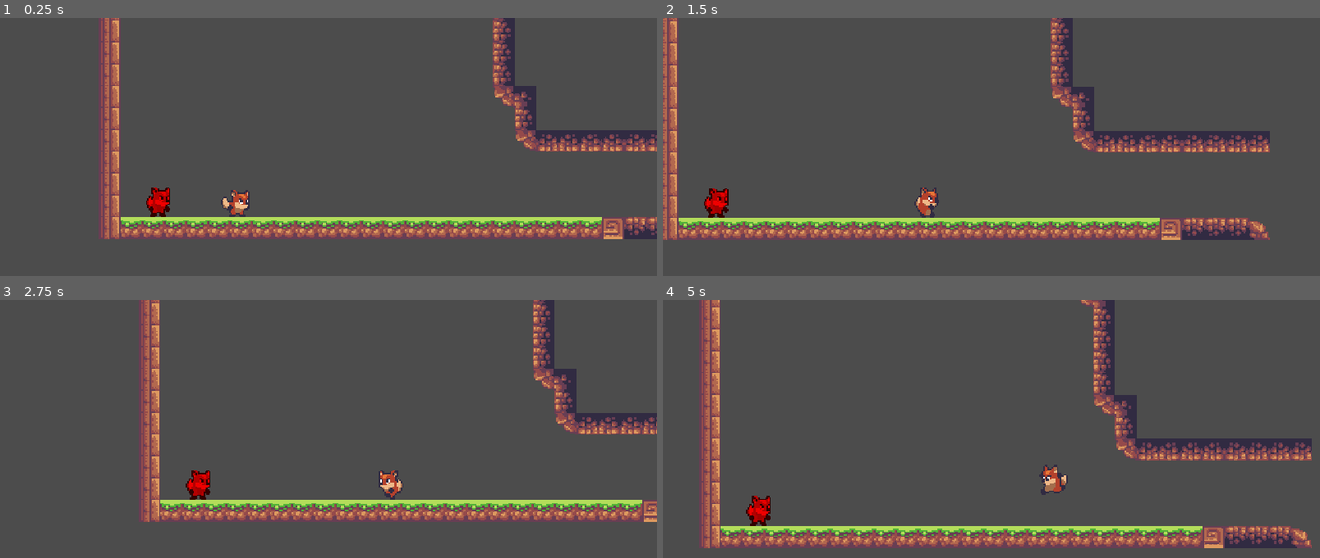
Above: before the commit, frames 1-4 (two rows, left to right).
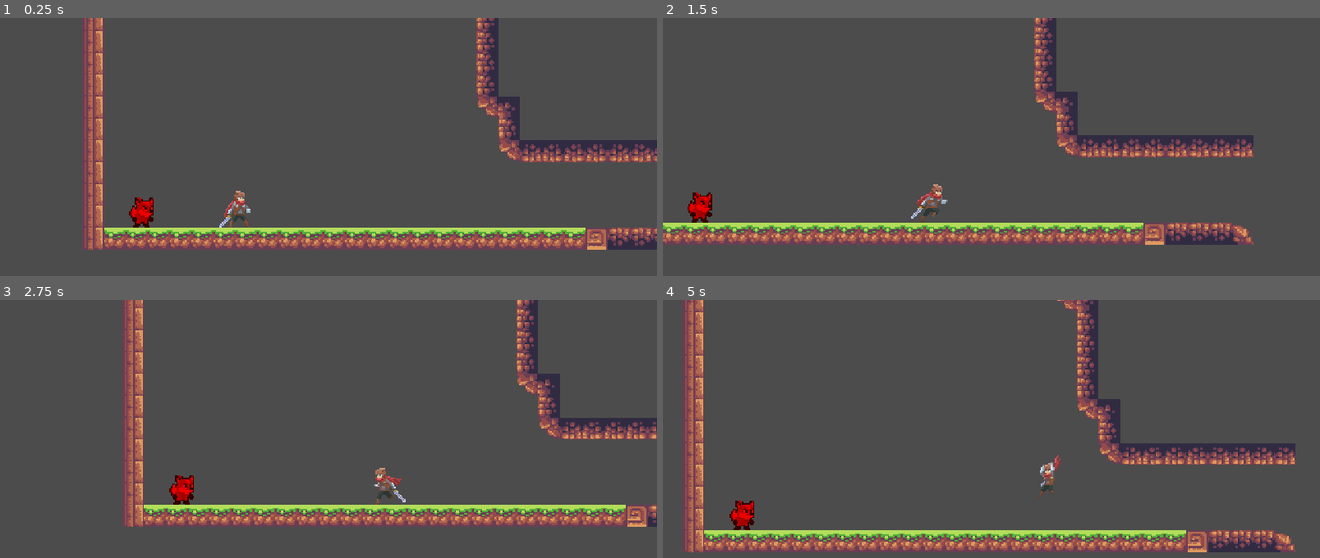
Above: after the commit, the same moments.

Repository: ihorck/godot-player-states
Game: Godot game, scene res://level/Level_teste.tscn
Same seed, same stepped clock (60 frames per second), same inputs: the game is played once before the commit and once after it.
Inputs (mouse positions are in pixels of both pictures, inside the frame that each line leads up to):
- Up to frame 1 (0.25 s): no input
- Up to frame 2 (1.5 s): tap Enter (ui_accept) at 0.5, 0.77 s; move the mouse to (1136, 183) at 0.52 s; hold Right (ui_right) from 0.53 s (still down); move the mouse to (860, 221) at 1.27 s
- Up to frame 3 (2.75 s): tap Enter (ui_accept) at 1.52 s; move the mouse to (394, 403) at 2.02 s; release Right (ui_right) at 2.03 s; hold Left (ui_left) from 2.03 s (still down)
- Up to frame 4 (5 s): move the mouse to (958, 557) at 2.77 s; release Left (ui_left) at 2.78 s; hold Right (ui_right) 2.78-4.28 s; tap Enter (ui_accept) at 3.02, 3.77, 4.52 s; move the mouse to (1188, 539) at 3.52 s; move the mouse to (794, 429) at 4.27 s; hold Left (ui_left) from 4.28 s (still down)

The runs differ from the first frame. In frame 1, 21% of the frame differs, in the area x 12-100%, y 0-90%; in frame 2, 17%; in frame 3, 17%; in frame 4, 20%.

Commit message:
Added new character

Diff:
--- a/level/Level_teste.tscn
+++ b/level/Level_teste.tscn
@@ -1,20 +1,20 @@
 [gd_scene load_steps=4 format=2]
 
-[ext_resource path="res://scenes/player/Player.tscn" type="PackedScene" id=1]
-[ext_resource path="res://tilemap/tilemap.tres" type="TileSet" id=2]
-[ext_resource path="res://scenes/enemy/Enemy.tscn" type="PackedScene" id=3]
+[ext_resource path="res://tilemap/tilemap.tres" type="TileSet" id=1]
+[ext_resource path="res://scenes/enemy/Enemy.tscn" type="PackedScene" id=2]
+[ext_resource path="res://scenes/adventurerPlayer/AdventurePlayer.tscn" type="PackedScene" id=3]
 
 [node name="Node2D" type="Node2D"]
 
-[node name="KinematicBody2D" parent="." instance=ExtResource( 1 )]
-position = Vector2( 7, 0 )
-
 [node name="TileMap" type="TileMap" parent="."]
 z_index = -50
-tile_set = ExtResource( 2 )
+tile_set = ExtResource( 1 )
 cell_size = Vector2( 16, 16 )
 format = 1
 tile_data = PoolIntArray( -1310731, 25, 0, -1245195, 25, 0, -1179659, 25, 0, -1114123, 25, 0, -1048587, 25, 0, -983051, …(1116 unchanged characters)…
 
-[node name="Enemy" parent="." instance=ExtResource( 3 )]
+[node name="Enemy" parent="." instance=ExtResource( 2 )]
 position = Vector2( -51, 0 )
+
+[node name="AdventurePlayer" parent="." instance=ExtResource( 3 )]
+position = Vector2( 19, -11 )
--- a/project.godot
+++ b/project.godot
@@ -29,6 +29,29 @@
 window/stretch/mode="2d"
 window/stretch/aspect="keep"
 
+[importer_defaults]
+
+texture={
+"compress/bptc_ldr": 0,
+"compress/hdr_mode": 0,
+"compress/lossy_quality": 0.7,
+"compress/mode": 0,
+"compress/normal_map": 0,
+"detect_3d": false,
+"flags/anisotropic": false,
+"flags/filter": false,
+"flags/mipmaps": false,
+"flags/repeat": 0,
+"flags/srgb": 2,
+"process/HDR_as_SRGB": false,
+"process/fix_alpha_border": true,
+"process/invert_color": false,
+"process/premult_alpha": false,
+"size_limit": 0,
+"stream": false,
+"svg/scale": 1.0
+}
+
 [input]
 
 ui_accept={
--- /dev/null
+++ b/scenes/adventurerPlayer/AdventurePlayer.gd
@@ -0,0 +1,166 @@
+extends KinematicBody2D
+
+#Variables
+var state = STATE.DEFAULT
+var motion := Vector2()
+var direction := 1
+var jumpHeld := 0
+var extraJumps := 0
+var maxExtraJumps := 2
+var colddownTimer := 0
+var knockbackTimer := 0
+var damageNumberPopup = preload("res://scenes/player/DamageNumber.tscn")
+
+#bools
+var jumping := false
+var isJumpPrepareEnded := false
+
+#constants
+const TYPE = "Player"
+const MOVE_SPEED = 100
+const JUMP_SPEED = 100
+const GRAVITY = 400
+const MAX_JUMP_HELD = 10
+
+#state machine options
+enum STATE {DEFAULT, JUMPING, KNOCKBACK}
+
+#onready var
+onready var inputHelper = $inputHelper
+onready var anim = $AnimationPlayer
+
+func _physics_process(delta):
+	StateMachine(delta)
+	reduceTimers()
+	motion = move_and_slide(motion, Vector2(0,-1))
+
+
+func StateMachine(delta):
+	if (state == STATE.DEFAULT):
+		handleDefaultAnim()
+		handleInput(delta)
+		handleGravity(delta)
+	if (state == STATE.KNOCKBACK):
+		doKnockBack()
+
+
+func handleDefaultAnim():
+	if motion.y == 0:
+		if motion.x == 0:
+			anim.play("IdleSword")
+		else:
+			anim.play("Run")
+	elif motion.y < 0:
+		anim.play("JumpUp")
+	elif motion.y > 0:
+		anim.play("JumpDown")
+
+func handleInput(delta):
+	handleCrouchInput(delta)
+	handleRunInput(delta)
+	handleJumpInput(delta)
+
+func handleRunInput(delta):
+	if (inputHelper.isMoveRightPressed()):
+		motion.x = MOVE_SPEED
+		setDirection(1)
+
+	elif (inputHelper.isMoveLeftPressed()):
+		motion.x = -MOVE_SPEED
+		setDirection(-1)
+
+	else:
+		motion.x = 0
+
+func handleJumpInput(delta):
+	if is_on_floor():
+		if inputHelper.isJumpPressed() && !jumping:
+			initialJump()
+
+	elif jumping && !is_on_floor():
+		heldJump(delta)
+
+	if inputHelper.isJumpRelease():
+		jumpHeld = MAX_JUMP_HELD
+		jumping = false
+
+
+func initialJump(extraJumpPower : int = 1):
+	jumping = true
+	motion.y = -JUMP_SPEED * extraJumpPower
+
+func heldJump(delta):
+	if 0 < jumpHeld:
+		jumpHeld -= 1
+		motion.y -= JUMP_SPEED / 10
+
+func handleCrouchInput(delta):
+	if colddownTimer > 0: return
+
+	if inputHelper.isMoveDownPressed():
+		state = STATE.CROUCH
+
+	if inputHelper.isMoveDownRelease():
+		state = STATE.DEFAULT
+
+	if inputHelper.isMoveDownPressed() && inputHelper.isJumpPressed() && is_on_floor():
+		colddownTimer = 30
+		initialJump(2)
+		state = STATE.DEFAULT
+
+func handleCrouch(delta):
+	if is_on_floor():
+		anim.play("Crouch")
+
+	motion.x = 0
+	if !is_on_floor() && motion.y < 0:
+		motion.y = 0
+		anim.play("JumpDown")
+
+func doDamagePlayer(attackDamage : int = 1, attackForce : int = 10):
+	showDamageNumber(attackDamage)
+	knockbackTimer = attackForce
+	state = STATE.KNOCKBACK
+
+func doKnockBack():
+	if knockbackTimer > 0:
+		anim.play("Damage")
+		knockbackTimer -= 1
+		motion.y = - 20 * knockbackTimer
+		motion.x = (30) * (direction * -1) * knockbackTimer
+	else:
+		knockbackTimer = 0
+		state = STATE.DEFAULT
+
+func showDamageNumber(dmgNumber : int):
+	var dmgPopUp = damageNumberPopup.instance()
+	dmgPopUp.setNumber(dmgNumber)
+	dmgPopUp.set_position(get_node("CenterPos").get_global_position())
+	get_parent().add_child(dmgPopUp)
+
+func handleGravity(delta):
+	if is_on_floor():
+		resetJump()
+		return
+
+	if motion.y < 0:
+		motion.y += GRAVITY * delta
+	else:
+		motion.y += (GRAVITY * delta ) * 2
+
+func resetJump():
+	extraJumps = maxExtraJumps
+
+func reduceTimers():
+	if 0 < colddownTimer:
+		colddownTimer -= 1
+
+func setDirection(newDirection : int):
+	if (direction != newDirection):
+		direction = newDirection
+		var scale = Vector2(-1,1)
+		apply_scale(scale)
+
+		"""
+		set_global_transform(Transform2D(Vector2(direction,0),Vector2(0,1),Vector2(position.x,position.y)))
+		"""
--- /dev/null
+++ b/scenes/adventurerPlayer/AdventurePlayer.tscn
@@ -0,0 +1,229 @@
+[gd_scene load_steps=57 format=2]
+
+[ext_resource path="res://scenes/adventurerPlayer/AdventurePlayer.gd" type="Script" id=1]
+[ext_resource path="res://scenes/adventurerPlayer/Camera2D.tscn" type="PackedScene" id=2]
+[ext_resource path="res://sprites/adventurePlayer/jump/adventurer-jump-01-1.3.png" type="Texture" id=3]
+[ext_resource path="res://sprites/adventurePlayer/hurt_knockdown/adventurer-knock-dwn-00.png" type="Texture" id=4]
+[ext_resource path="res://sprites/adventurePlayer/hurt_knockdown/adventurer-knock-dwn-01.png" type="Texture" id=5]
+[ext_resource path="res://sprites/adventurePlayer/hurt_knockdown/adventurer-knock-dwn-02.png" type="Texture" id=6]
+[ext_resource path="res://sprites/adventurePlayer/hurt_knockdown/adventurer-knock-dwn-03.png" type="Texture" id=7]
+[ext_resource path="res://sprites/adventurePlayer/hurt_knockdown/adventurer-knock-dwn-04.png" type="Texture" id=8]
+[ext_resource path="res://sprites/adventurePlayer/hurt_knockdown/adventurer-knock-dwn-05.png" type="Texture" id=9]
+[ext_resource path="res://sprites/adventurePlayer/hurt_knockdown/adventurer-knock-dwn-06.png" type="Texture" id=10]
+[ext_resource path="res://sprites/adventurePlayer/hurt/adventurer-hurt-00-1.3.png" type="Texture" id=11]
+[ext_resource path="res://sprites/adventurePlayer/hurt/adventurer-hurt-01-1.3.png" type="Texture" id=12]
+[ext_resource path="res://sprites/adventurePlayer/hurt/adventurer-hurt-02-1.3.png" type="Texture" id=13]
+[ext_resource path="res://sprites/adventurePlayer/idle/idle_02/adventurer-idle-2-00-1.3.png" type="Texture" id=14]
+[ext_resource path="res://sprites/adventurePlayer/idle/idle_02/adventurer-idle-2-01-1.3.png" type="Texture" id=15]
+[ext_resource path="res://sprites/adventurePlayer/idle/idle_02/adventurer-idle-2-02-1.3.png" type="Texture" id=16]
+[ext_resource path="res://sprites/adventurePlayer/idle/idle_02/adventurer-idle-2-03-1.3.png" type="Texture" id=17]
+[ext_resource path="res://sprites/adventurePlayer/falling/adventurer-fall-00-1.3.png" type="Texture" id=18]
+[ext_resource path="res://sprites/adventurePlayer/falling/adventurer-fall-01-1.3.png" type="Texture" id=19]
+[ext_resource path="res://sprites/adventurePlayer/jump/adventurer-jump-00-1.3.png" type="Texture" id=20]
+[ext_resource path="res://sprites/adventurePlayer/jump/adventurer-jump-02-1.3.png" type="Texture" id=21]
+[ext_resource path="res://sprites/adventurePlayer/jump/adventurer-jump-03-1.3.png" type="Texture" id=22]
+[ext_resource path="res://sprites/adventurePlayer/run/run_03/adventurer-run3-00.png" type="Texture" id=23]
+[ext_resource path="res://sprites/adventurePlayer/run/run_03/adventurer-run3-01.png" type="Texture" id=24]
+[ext_resource path="res://sprites/adventurePlayer/run/run_03/adventurer-run3-02.png" type="Texture" id=25]
+[ext_resource path="res://sprites/adventurePlayer/run/run_03/adventurer-run3-03.png" type="Texture" id=26]
+[ext_resource path="res://sprites/adventurePlayer/run/run_03/adventurer-run3-04.png" type="Texture" id=27]
+[ext_resource path="res://sprites/adventurePlayer/run/run_03/adventurer-run3-05.png" type="Texture" id=28]
+[ext_resource path="res://sprites/adventurePlayer/SwordAttack/adventurer-attack1-00-1.3.png" type="Texture" id=29]
+[ext_resource path="res://sprites/adventurePlayer/SwordAttack/adventurer-attack1-01-1.3.png" type="Texture" id=30]
+[ext_resource path="res://sprites/adventurePlayer/SwordAttack/adventurer-attack1-02-1.3.png" type="Texture" id=31]
+[ext_resource path="res://sprites/adventurePlayer/SwordAttack/adventurer-attack1-03-1.3.png" type="Texture" id=32]
+[ext_resource path="res://sprites/adventurePlayer/SwordAttack/adventurer-attack1-04-1.3.png" type="Texture" id=33]
+[ext_resource path="res://sprites/adventurePlayer/SwordAttack/adventurer-attack2-00-1.3.png" type="Texture" id=34]
+[ext_resource path="res://sprites/adventurePlayer/SwordAttack/adventurer-attack2-01-1.3.png" type="Texture" id=35]
+[ext_resource path="res://sprites/adventurePlayer/SwordAttack/adventurer-attack2-02-1.3.png" type="Texture" id=36]
+[ext_resource path="res://sprites/adventurePlayer/SwordAttack/adventurer-attack2-03-1.3.png" type="Texture" id=37]
+[ext_resource path="res://sprites/adventurePlayer/SwordAttack/adventurer-attack2-04-1.3.png" type="Texture" id=38]
+[ext_resource path="res://sprites/adventurePlayer/SwordAttack/adventurer-attack2-05-1.3.png" type="Texture" id=39]
+[ext_resource path="res://sprites/adventurePlayer/SwordAttack/adventurer-attack3-00-1.3.png" type="Texture" id=40]
+[ext_resource path="res://sprites/adventurePlayer/SwordAttack/adventurer-attack3-01-1.3.png" type="Texture" id=41]
+[ext_resource path="res://sprites/adventurePlayer/SwordAttack/adventurer-attack3-02-1.3.png" type="Texture" id=42]
+[ext_resource path="res://sprites/adventurePlayer/SwordAttack/adventurer-attack3-03-1.3.png" type="Texture" id=43]
+[ext_resource path="res://sprites/adventurePlayer/SwordAttack/adventurer-attack3-04-1.3.png" type="Texture" id=44]
+[ext_resource path="res://sprites/adventurePlayer/SwordAttack/adventurer-attack3-05-1.3.png" type="Texture" id=45]
+[ext_resource path="res://scenes/player/inputHelper.gd" type="Script" id=46]
+
+[sub_resource type="Animation" id=1]
+resource_name = "Die"
+length = 0.7
+tracks/0/type = "value"
+tracks/0/path = NodePath("Sprite:texture")
+tracks/0/interp = 1
+tracks/0/loop_wrap = true
+tracks/0/imported = false
+tracks/0/enabled = true
+tracks/0/keys = {
+"times": PoolRealArray( 0, 0.1, 0.2, 0.3, 0.4, 0.5, 0.6 ),
+"transitions": PoolRealArray( 1, 1, 1, 1, 1, 1, 1 ),
+"update": 1,
+"values": [ ExtResource( 4 ), ExtResource( 5 ), ExtResource( 6 ), ExtResource( 7 ), ExtResource( 8 ), ExtResource( 9 ), ExtResource( 10 ) ]
+}
+
+[sub_resource type="Animation" id=2]
+resource_name = "Hurt"
+length = 0.3
+tracks/0/type = "value"
+tracks/0/path = NodePath("Sprite:texture")
+tracks/0/interp = 1
+tracks/0/loop_wrap = true
+tracks/0/imported = false
+tracks/0/enabled = true
+tracks/0/keys = {
+"times": PoolRealArray( 0, 0.1, 0.2 ),
+"transitions": PoolRealArray( 1, 1, 1 ),
+"update": 1,
+"values": [ ExtResource( 11 ), ExtResource( 12 ), ExtResource( 13 ) ]
+}
+
+[sub_resource type="Animation" id=3]
+length = 0.6
+loop = true
+step = 0.15
+tracks/0/type = "value"
+tracks/0/path = NodePath("Sprite:texture")
+tracks/0/interp = 1
+tracks/0/loop_wrap = true
+tracks/0/imported = false
+tracks/0/enabled = true
+tracks/0/keys = {
+"times": PoolRealArray( 0, 0.15, 0.3, 0.45 ),
+"transitions": PoolRealArray( 1, 1, 1, 1 ),
+"update": 1,
+"values": [ ExtResource( 14 ), ExtResource( 15 ), ExtResource( 16 ), ExtResource( 17 ) ]
+}
+
+[sub_resource type="Animation" id=4]
+length = 0.3
+loop = true
+step = 0.15
+tracks/0/type = "value"
+tracks/0/path = NodePath("Sprite:texture")
+tracks/0/interp = 1
+tracks/0/loop_wrap = true
+tracks/0/imported = false
+tracks/0/enabled = true
+tracks/0/keys = {
+"times": PoolRealArray( 0, 0.15 ),
+"transitions": PoolRealArray( 1, 1 ),
+"update": 1,
+"values": [ ExtResource( 18 ), ExtResource( 19 ) ]
+}
+
+[sub_resource type="Animation" id=5]
+resource_name = "JumpUp"
+length = 0.6
+step = 0.15
+tracks/0/type = "value"
+tracks/0/path = NodePath("Sprite:texture")
+tracks/0/interp = 1
+tracks/0/loop_wrap = true
+tracks/0/imported = false
+tracks/0/enabled = true
+tracks/0/keys = {
+"times": PoolRealArray( 0, 0.15, 0.3, 0.45 ),
+"transitions": PoolRealArray( 1, 1, 1, 1 ),
+"update": 1,
+"values": [ ExtResource( 20 ), ExtResource( 3 ), ExtResource( 21 ), ExtResource( 22 ) ]
+}
+
+[sub_resource type="Animation" id=7]
+length = 0.9
+loop = true
+step = 0.15
+tracks/0/type = "value"
+tracks/0/path = NodePath("Sprite:texture")
+tracks/0/interp = 1
+tracks/0/loop_wrap = true
+tracks/0/imported = false
+tracks/0/enabled = true
+tracks/0/keys = {
+"times": PoolRealArray( 0, 0.15, 0.3, 0.45, 0.6, 0.75 ),
+"transitions": PoolRealArray( 1, 1, 1, 1, 1, 1 ),
+"update": 1,
+"values": [ ExtResource( 23 ), ExtResource( 24 ), ExtResource( 25 ), ExtResource( 26 ), ExtResource( 27 ), ExtResource( 28 ) ]
+}
+
+[sub_resource type="Animation" id=8]
+length = 0.5
+loop = true
+tracks/0/type = "value"
+tracks/0/path = NodePath("Sprite:texture")
+tracks/0/interp = 1
+tracks/0/loop_wrap = true
+tracks/0/imported = false
+tracks/0/enabled = true
+tracks/0/keys = {
+"times": PoolRealArray( 0, 0.1, 0.2, 0.3, 0.4 ),
+"transitions": PoolRealArray( 1, 1, 1, 1, 1 ),
+"update": 1,
+"values": [ ExtResource( 29 ), ExtResource( 30 ), ExtResource( 31 ), ExtResource( 32 ), ExtResource( 33 ) ]
+}
+
+[sub_resource type="Animation" id=9]
+length = 0.6
+loop = true
+tracks/0/type = "value"
+tracks/0/path = NodePath("Sprite:texture")
+tracks/0/interp = 1
+tracks/0/loop_wrap = true
+tracks/0/imported = false
+tracks/0/enabled = true
+tracks/0/keys = {
+"times": PoolRealArray( 0, 0.1, 0.2, 0.3, 0.4, 0.5 ),
+"transitions": PoolRealArray( 1, 1, 1, 1, 1, 1 ),
+"update": 1,
+"values": [ ExtResource( 34 ), ExtResource( 35 ), ExtResource( 36 ), ExtResource( 37 ), ExtResource( 38 ), ExtResource( 39 ) ]
+}
+
+[sub_resource type="Animation" id=10]
+length = 0.6
+loop = true
+tracks/0/type = "value"
+tracks/0/path = NodePath("Sprite:texture")
+tracks/0/interp = 1
+tracks/0/loop_wrap = true
+tracks/0/imported = false
+tracks/0/enabled = true
+tracks/0/keys = {
+"times": PoolRealArray( 0, 0.1, 0.2, 0.3, 0.4, 0.5 ),
+"transitions": PoolRealArray( 1, 1, 1, 1, 1, 1 ),
+"update": 1,
+"values": [ ExtResource( 40 ), ExtResource( 41 ), ExtResource( 42 ), ExtResource( 43 ), ExtResource( 44 ), ExtResource( 45 ) ]
+}
+
+[sub_resource type="RectangleShape2D" id=11]
+extents = Vector2( 9, 13.5 )
+
+[node name="AdventurePlayer" type="KinematicBody2D"]
+script = ExtResource( 1 )
+
+[node name="CenterPos" type="Position2D" parent="."]
+editor/display_folded = true
+position = Vector2( 0, 3 )
+
+[node name="CameraPos" parent="CenterPos" instance=ExtResource( 2 )]
+
+[node name="Sprite" type="Sprite" parent="."]
+texture = ExtResource( 3 )
+
+[node name="AnimationPlayer" type="AnimationPlayer" parent="."]
+anims/Die = SubResource( 1 )
+anims/Hurt = SubResource( 2 )
+anims/IdleSword = SubResource( 3 )
+anims/JumpDown = SubResource( 4 )
+anims/JumpUp = SubResource( 5 )
+anims/Run = SubResource( 7 )
+anims/SwordAttack_1 = SubResource( 8 )
+anims/SwordAttack_2 = SubResource( 9 )
+anims/SwordAttack_3 = SubResource( 10 )
+
+[node name="CollisionShape2D" type="CollisionShape2D" parent="."]
+position = Vector2( -1, 4 )
+shape = SubResource( 11 )
+
+[node name="inputHelper" type="Node" parent="."]
+script = ExtResource( 46 )
--- /dev/null
+++ b/scenes/adventurerPlayer/Camera2D.tscn
@@ -0,0 +1,14 @@
+[gd_scene format=2]
+
+[node name="CameraPos" type="Position2D"]
+position = Vector2( 65, 0 )
+
+[node name="Camera2D" type="Camera2D" parent="."]
+current = true
+smoothing_enabled = true
+drag_margin_left = 0.15
+drag_margin_top = 0.1
+drag_margin_right = 0.15
+drag_margin_bottom = 0.1
+editor_draw_limits = true
+editor_draw_drag_margin = true
Binary file added: sprites/adventurePlayer/SwordAttack/adventurer-attack1-00-1.3.png
Not shown, added: sprites/adventurePlayer/SwordAttack/adventurer-attack1-00-1.3.png.import
Binary file added: sprites/adventurePlayer/SwordAttack/adventurer-attack1-01-1.3.png
Not shown, added: sprites/adventurePlayer/SwordAttack/adventurer-attack1-01-1.3.png.import
Binary file added: sprites/adventurePlayer/SwordAttack/adventurer-attack1-02-1.3.png
Not shown, added: sprites/adventurePlayer/SwordAttack/adventurer-attack1-02-1.3.png.import
Binary file added: sprites/adventurePlayer/SwordAttack/adventurer-attack1-03-1.3.png
Not shown, added: sprites/adventurePlayer/SwordAttack/adventurer-attack1-03-1.3.png.import
Binary file added: sprites/adventurePlayer/SwordAttack/adventurer-attack1-04-1.3.png
Not shown, added: sprites/adventurePlayer/SwordAttack/adventurer-attack1-04-1.3.png.import
Binary file added: sprites/adventurePlayer/SwordAttack/adventurer-attack2-00-1.3.png
Not shown, added: sprites/adventurePlayer/SwordAttack/adventurer-attack2-00-1.3.png.import
(and 408 more such lines)
